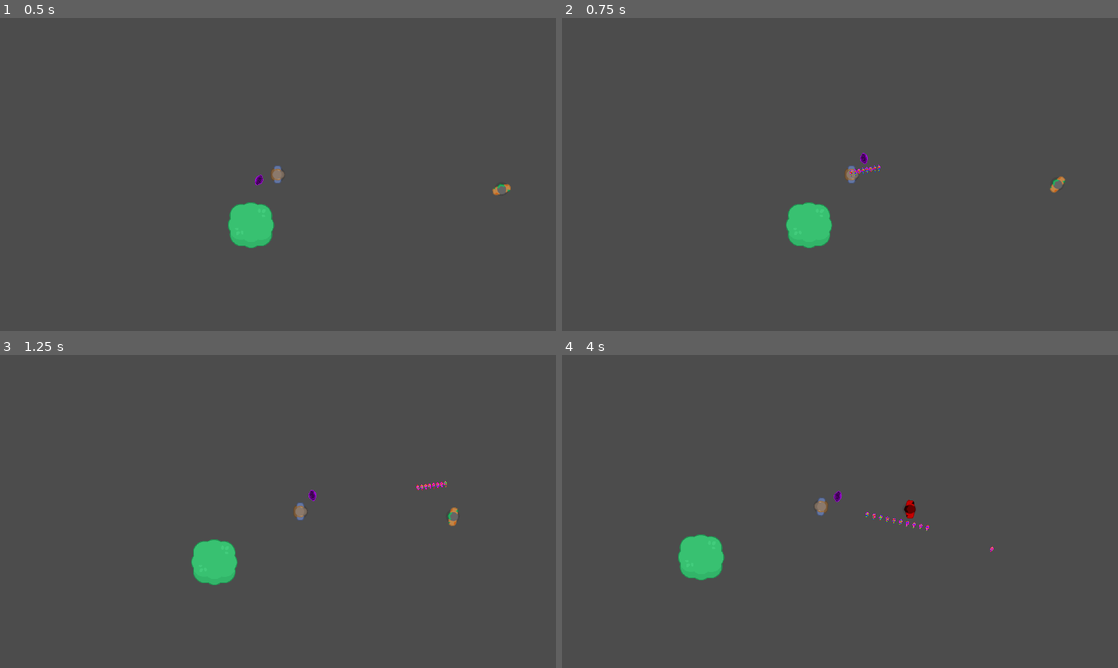
Above: before the commit, frames 1-4 (two rows, left to right).
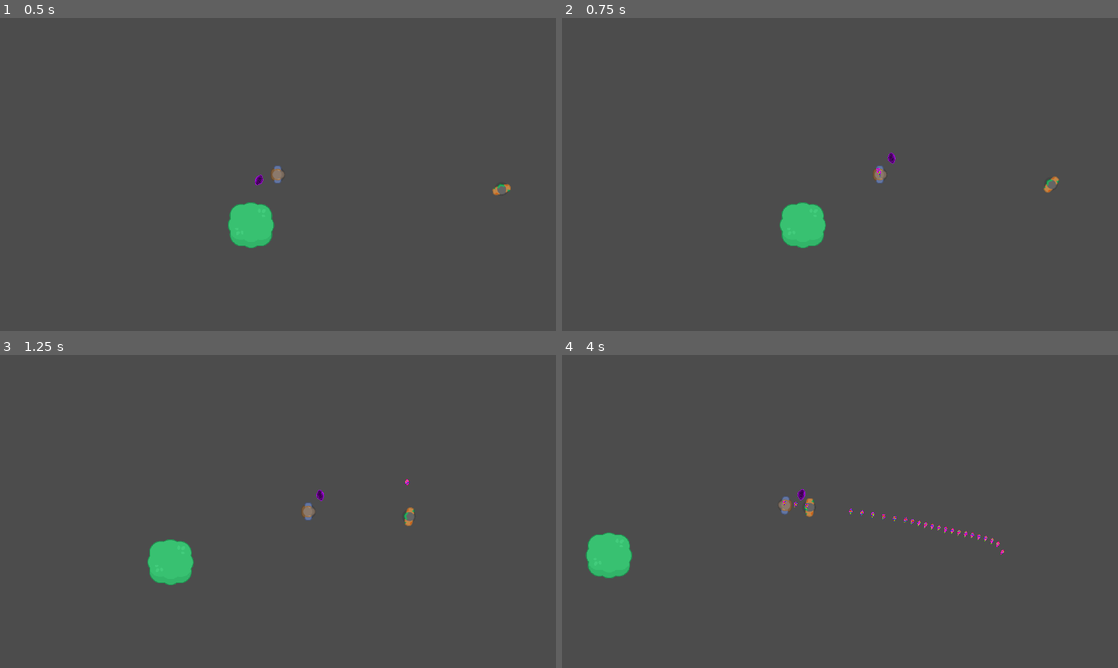
Above: after the commit, the same moments.

Repository: kinge880/GameJam
Game: Godot game, scene res://Word.tscn
The game is run twice, just before and just after one commit, with the same random seed, the same clock (stepped at 60 frames per second) and the same inputs.
Inputs (mouse positions are in pixels of both pictures, inside the frame that each line leads up to):
- Up to frame 1 (0.5 s): no input
- Up to frame 2 (0.75 s): move the mouse to (962, 158) at 0.52 s; hold D (ui_right) from 0.53 s (still down); tap Space (dash, bound only after the commit) at 0.6 s; click (962, 158) at 0.67 s
- Up to frame 3 (1.25 s): keep holding D (ui_right)
- Up to frame 4 (4 s): move the mouse to (728, 527) at 1.27 s; release D (ui_right) at 1.28 s; hold S (ui_down) 1.28-2.03 s; click (728, 527) at 1.35 s; tap Space (dash, bound only after the commit) at 1.55, 2.1, 2.85, 3.8 s; move the mouse to (895, 442) at 2.02 s; hold D (ui_right) 2.03-2.78 s; click (895, 442) at 2.17 s; move the mouse to (812, 574) at 2.77 s; hold W (ui_up) 2.78-3.53 s; click (812, 574) at 2.92 s; move the mouse to (1006, 558) at 3.52 s; press the mouse at (1006, 558) at 3.53 s; hold A (ui_left) from 3.53 s (still down)

Frame 1 is identical in both runs. In frame 2, 0.9% of the frame differs, in the area x 39-91%, y 42-74%; in frame 3, 2.5%; in frame 4, 2.7%, in the area x 4-80%, y 42-72%.

Commit message:
dash basico implementado
appa barra de espaço meu chapa

Diff:
--- a/Player.tscn
+++ b/Player.tscn
@@ -29,7 +29,7 @@
 script = ExtResource( 1 )
 Bullet = ExtResource( 2 )
 
-[node name="Sprite" type="Sprite" parent="."]
+[node name="PlayerSprite" type="Sprite" parent="."]
 texture = ExtResource( 3 )
 
 [node name="CollisionShape2D" type="CollisionShape2D" parent="."]
@@ -57,3 +57,8 @@
 animation = "idle"
 frame = 3
 flip_h = true
+
+[node name="DashTimer" type="Timer" parent="."]
+wait_time = 0.2
+one_shot = true
+[connection signal="timeout" from="DashTimer" to="." method="_on_Timer_timeout"]
--- a/Script/Player.gd
+++ b/Script/Player.gd
@@ -3,6 +3,8 @@
 const Util = preload("res://Script/utils.gd")
 
 export var speed = 200
+export var dash_speed = 800
+export var walk_speed = 200
 var motion = Vector2()
 onready var raycast = $RayCast2D
 export (PackedScene) var Bullet
@@ -19,6 +21,9 @@
 func _process(delta):
 	var movedir = Vector2()
 	$weapon.look_at(get_global_mouse_position())
+
+	if Input.is_action_just_pressed("dash"):
+		_dash()
 	if Input.is_action_pressed("ui_down"):
 		movedir += Vector2(0, 1)
 	if Input.is_action_pressed("ui_up"):
@@ -42,7 +47,10 @@
 		#var collision = raycast.get_collider()
 		#if raycast.is_colliding() and collision.has_method("_kill"):
 			#collision._kill()
-
+func _dash():
+	$CollisionShape2D.disabled = true
+	speed = dash_speed
+	$DashTimer.start()
 #função para ativar a situação escolhida de "morte"
 func _death():
 	get_tree().reload_current_scene()
@@ -64,3 +72,8 @@
 		var dir = Vector2(1, 0).rotated($weapon.global_rotation)
 		#emito um sinal com a bala,posição do player(no futuro vai ser do portal) e a direção que no futuro vai ser dir
 		emit_signal('shoot', Bullet, $weapon.global_position, dir)
+
+
+func _on_Timer_timeout():
+	$CollisionShape2D.disabled = false
+	speed = walk_speed
--- a/project.godot
+++ b/project.godot
@@ -56,8 +56,12 @@
 }
 atk={
 "deadzone": 0.5,
+"events": [ Object(InputEventMouseButton,"resource_local_to_scene":false,"resource_name":"","device":0,"alt":false,"shift":false,"control":false,"meta":false,"command":false,"button_mask":0,"position":Vector2( 0, 0 ),"global_position":Vector2( 0, 0 ),"factor":1.0,"button_index":1,"pressed":false,"doubleclick":false,"script":null)
+ ]
+}
+dash={
+"deadzone": 0.5,
 "events": [ Object(InputEventKey,"resource_local_to_scene":false,"resource_name":"","device":0,"alt":false,"shift":false,"control":false,"meta":false,"command":false,"pressed":false,"scancode":32,"unicode":0,"echo":false,"script":null)
-, Object(InputEventMouseButton,"resource_local_to_scene":false,"resource_name":"","device":0,"alt":false,"shift":false,"control":false,"meta":false,"command":false,"button_mask":0,"position":Vector2( 0, 0 ),"global_position":Vector2( 0, 0 ),"factor":1.0,"button_index":1,"pressed":false,"doubleclick":false,"script":null)
  ]
 }
 
